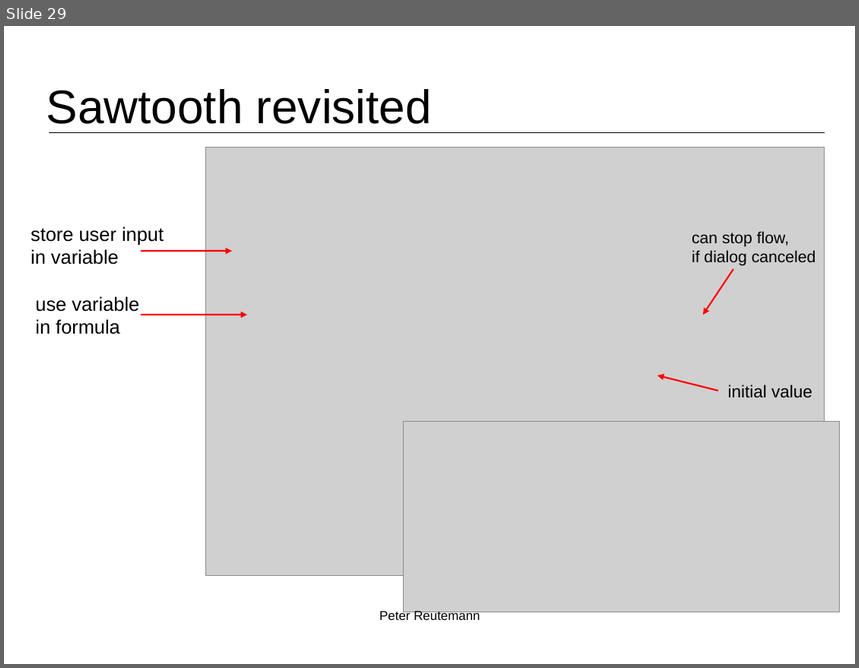
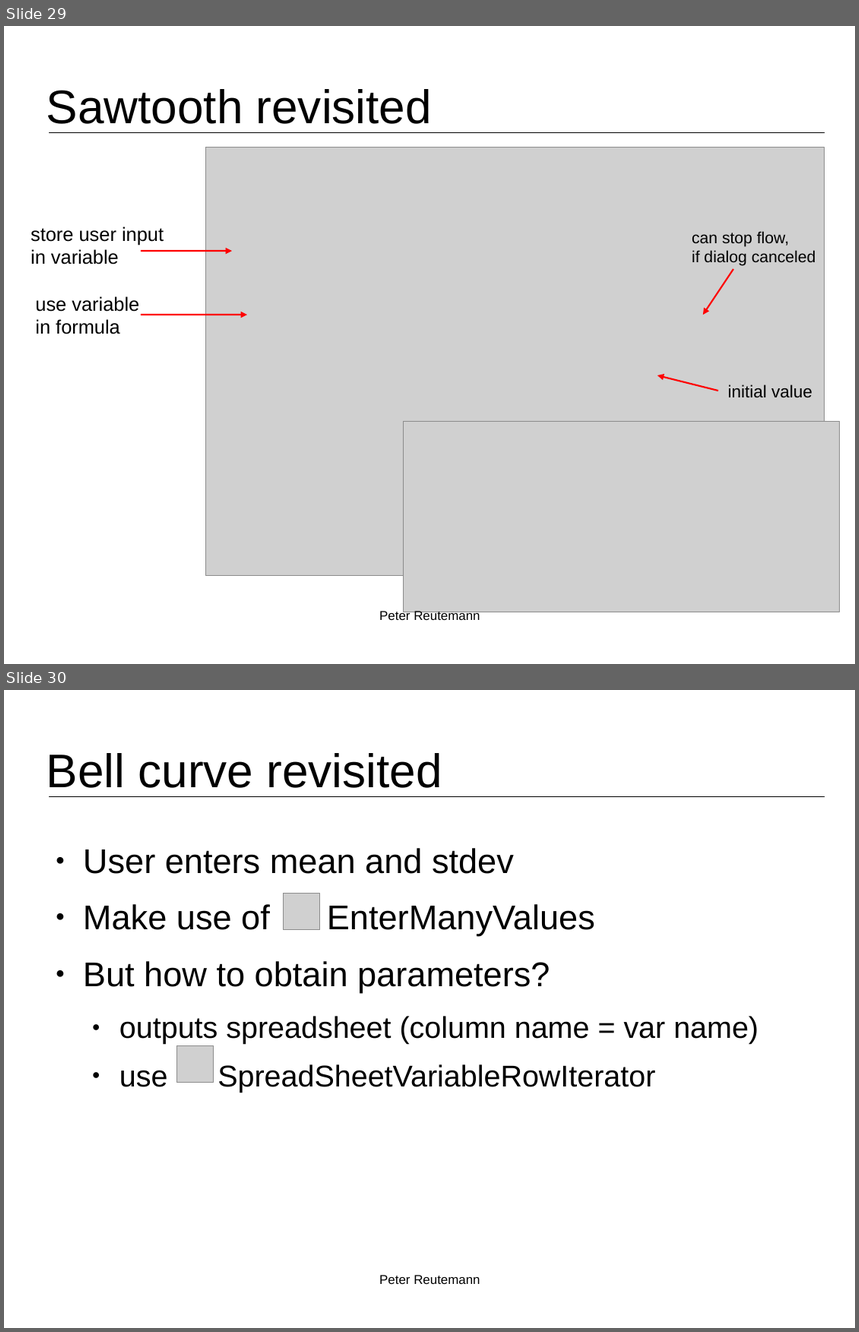
Before and after one commit to fracpete/kuching-2015, a slide deck: 2_basic_flows/kuching2015_basic_flows-1-plotting.odp. Shown one above the other, each under a label of ours: slide 29 before the commit, slides 29 and 30 after it. The pictures are 859x668 and 859x1332 pixels, drawn with LibreOffice and Linux fonts; fonts in the diff are those of the drawing; grey boxes stand for pictures; background and template pictures are left out. Boxes give left, top, right and bottom in pixels: in the first picture for what was removed or moved away, otherwise in the second. Text is boxed around its words. In the diff, an @@ line names an element or a change of style, - is before the commit and + after.

```diff
--- a/2_basic_flows/kuching2015_basic_flows-1-plotting.odp
+++ b/2_basic_flows/kuching2015_basic_flows-1-plotting.odp
@@ slide 30 added at box(4, 690, 855, 1328), background #FFFFFF; not listed: 1 template element that a slide beside it also shows @@
@@ title added at box(47, 753, 443, 788), 44 pt, text #000000 @@
+Bell curve revisited
@@ text added at box(83, 848, 759, 1092), 32 pt, text #000000 @@
+● User enters mean and stdev
+● Make use of EnterManyValues
+● But how to obtain parameters?
+  ● outputs spreadsheet (column name = var name)
+  ● use SpreadSheetVariableRowIterator
@@ picture added at box(284, 893, 321, 930) @@
@@ picture added at box(177, 1046, 214, 1083) @@
@@ text added at box(379, 1275, 480, 1284), 12 pt, text #000000 @@
+Peter Reutemann
```
Also in this commit, not shown: 1 other slide added, 4 other files.
